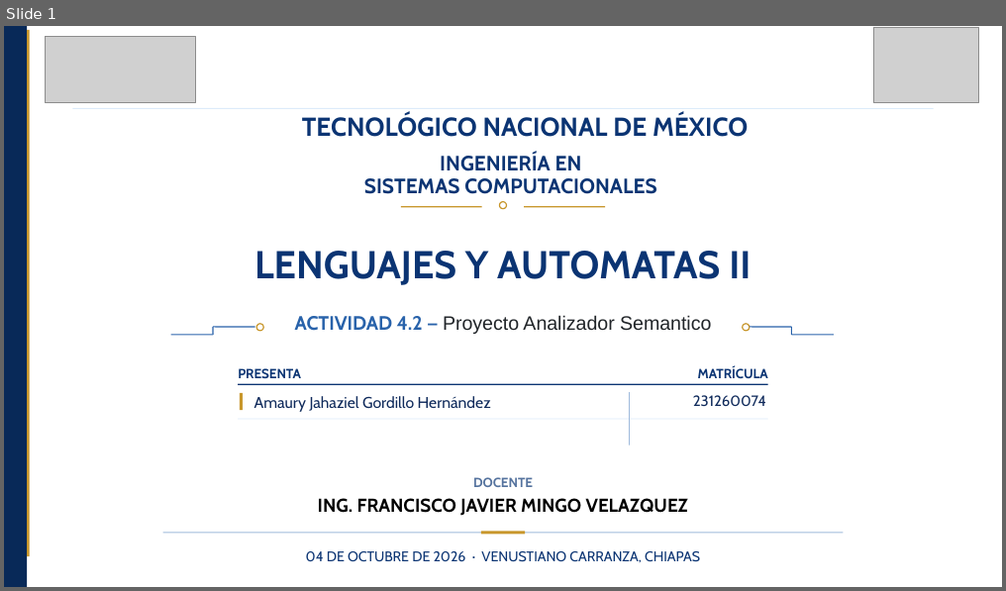
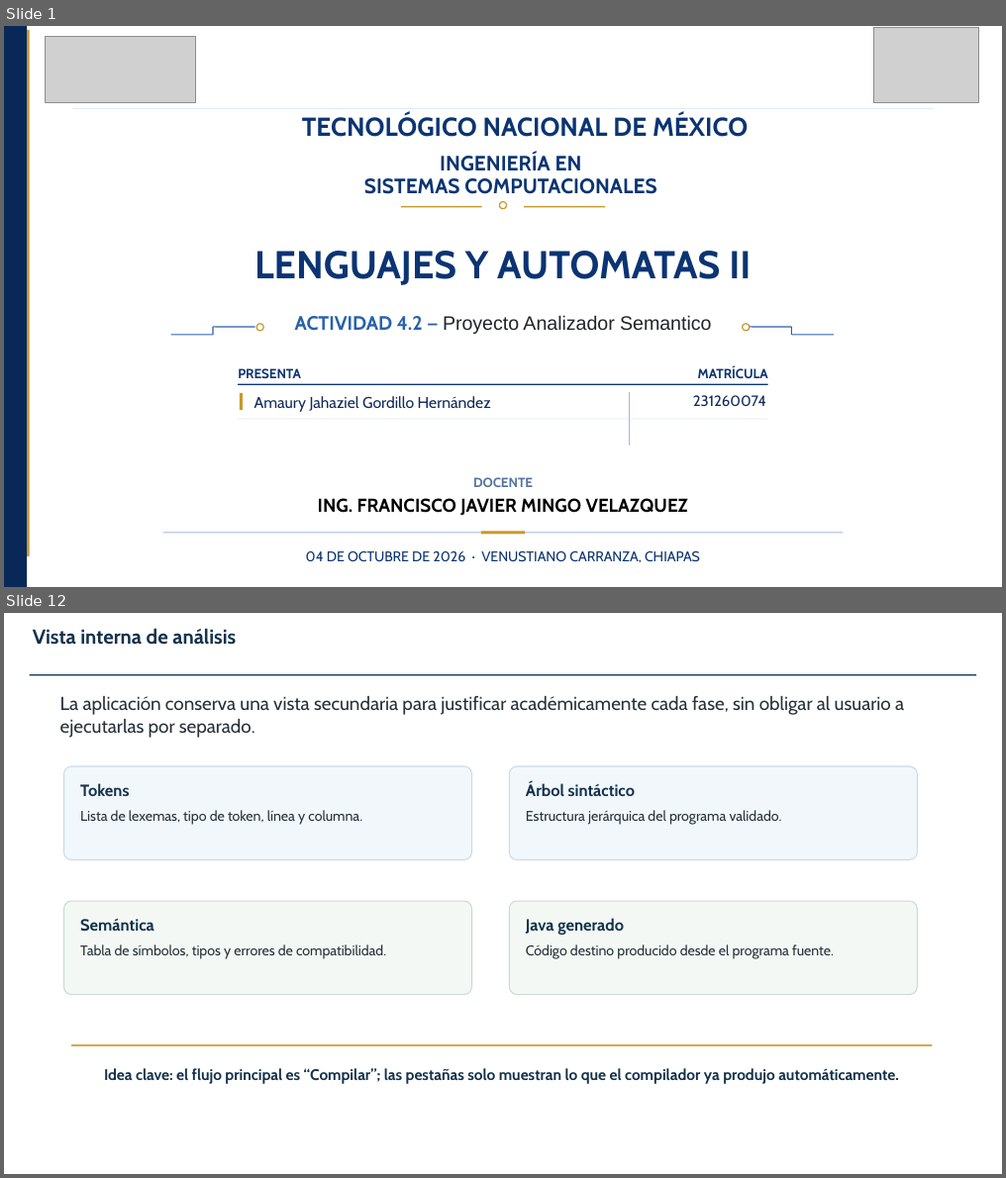
Before and after one commit to amaurycolochos-cpu/LENGUAJES-Y-AUTOMATAS-II, a slide deck: LYA-ll-Tema-4/Actividad 4.2 Proyecto Analizador Semantico_AmauryGordillo_LYA-II_7ISCM.pptx. Shown one above the other, each under a label of ours: slide 1 before the commit, slides 1 and 12 after it; the slides between them are not shown. The pictures are 1006x591 and 1006x1178 pixels, drawn with LibreOffice and Linux fonts; fonts in the diff are those of the drawing; grey boxes stand for pictures; background and template pictures are left out. Boxes give left, top, right and bottom in pixels: in the first picture for what was removed or moved away, otherwise in the second. Text is boxed around its words. In the diff, an @@ line names an element or a change of style, - is before the commit and + after.

```diff
--- a/LYA-ll-Tema-4/Actividad 4.2 Proyecto Analizador Semantico_AmauryGordillo_LYA-II_7ISCM.pptx
+++ b/LYA-ll-Tema-4/Actividad 4.2 Proyecto Analizador Semantico_AmauryGordillo_LYA-II_7ISCM.pptx
@@ slide 12 added at [4,613,1002,1174], background #FFFFFF @@
@@ text added at [33,628,236,645], 19.4 pt, text #14324B, bold @@
+Vista interna de análisis
@@ line added from (30, 675) to (976, 675), #14324B 1.3 pt @@
@@ text added at [60,696,904,738], 18 pt, text #27323A @@
+La aplicación conserva una vista secundaria para justificar académicamente cada fase, sin obligar al usuario a ejecutarlas por separado.
@@ rounded rectangle added at [63,766,472,861], fill #F2F7FB, outline #C9DCEB 1 pt @@
@@ text added at [80,783,129,796], 15.7 pt, text #14324B, bold @@
+Tokens
@@ rounded rectangle added at [509,766,918,861], fill #F2F7FB, outline #C9DCEB 1 pt @@
@@ text added at [526,782,635,796], 15.7 pt, text #14324B, bold @@
+Árbol sintáctico
@@ text added at [80,810,362,825], 13.5 pt, text #27323A @@
+Lista de lexemas, tipo de token, línea y columna.
@@ text added at [526,810,782,825], 13.5 pt, text #27323A @@
+Estructura jerárquica del programa validado.
@@ rounded rectangle added at [63,901,472,995], fill #F3F8F4, outline #C8DCCF 1 pt @@
@@ rounded rectangle added at [509,901,918,995], fill #F3F8F4, outline #C8DCCF 1 pt @@
@@ text added at [80,919,154,932], 15.7 pt, text #14324B, bold @@
+Semántica
@@ text added at [526,918,624,935], 15.7 pt, text #14324B, bold @@
+Java generado
@@ text added at [80,945,386,959], 13.5 pt, text #27323A @@
+Tabla de símbolos, tipos y errores de compatibilidad.
@@ text added at [526,945,834,959], 13.5 pt, text #27323A @@
+Código destino producido desde el programa fuente.
@@ line added from (71, 1046) to (933, 1046), #D7A64D 1.5 pt @@
@@ text added at [104,1068,899,1084], 14.8 pt, text #14324B, bold @@
+Idea clave: el flujo principal es “Compilar”; las pestañas solo muestran lo que el compilador ya produjo automáticamente.
```
Also in this commit, not shown: 2 slides changed, 11 other slides added, 10 slides removed.
